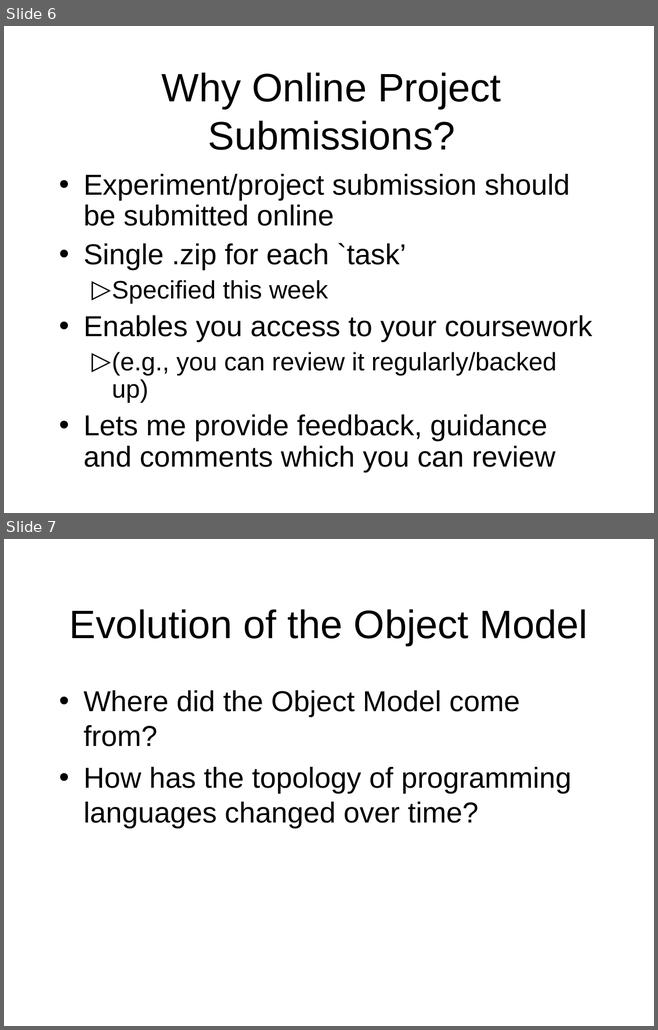
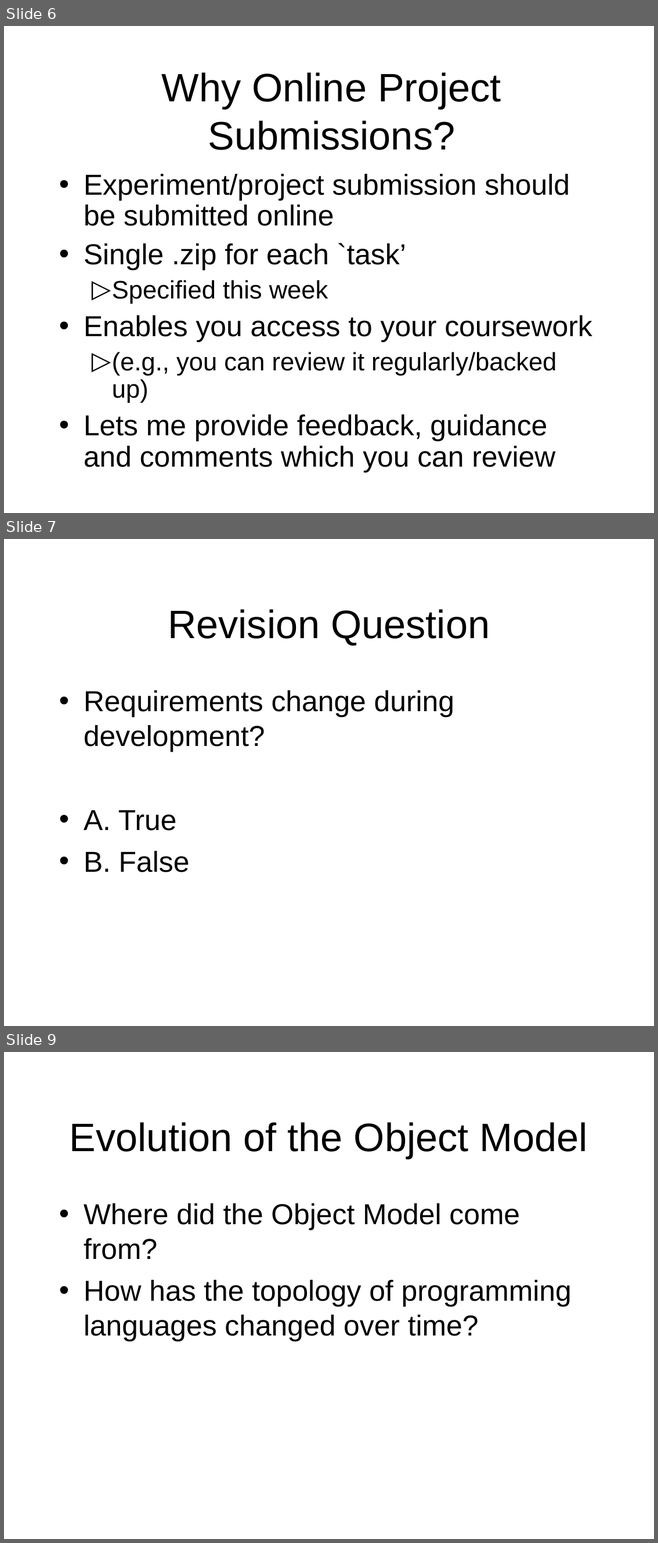
Before and after one commit to octaviordz/zjnu2017.github.io, a slide deck: OOAD/lectures/030--Object.Model.ppt. Shown one above the other, each under a label of ours: slides 6 and 7 before the commit, slides 6, 7 and 9 after it; the slides between them are not shown. The pictures are 658x1030 and 658x1543 pixels, drawn with LibreOffice and Linux fonts; fonts in the diff are those of the drawing. Boxes give left, top, right and bottom in pixels: in the first picture for what was removed or moved away, otherwise in the second. Text is boxed around its words. In the diff, an @@ line names an element or a change of style, - is before the commit and + after.

```diff
--- a/OOAD/lectures/030--Object.Model.ppt
+++ b/OOAD/lectures/030--Object.Model.ppt
@@ slide 7 added at bbox=[4, 539, 654, 1026], background #FFFFFF @@
@@ title added at bbox=[168, 609, 489, 646], 44 pt, text #000000 @@
+Revision Question
@@ text added at bbox=[83, 690, 454, 873], 32 pt, text #000000 @@
+• Requirements change during development?
+• A. True
+• B. False
@@ what was slide 7 is now slide 9 @@
```
Also in this commit, not shown: 2 slides changed, 1 other slide added, 2 other files.
